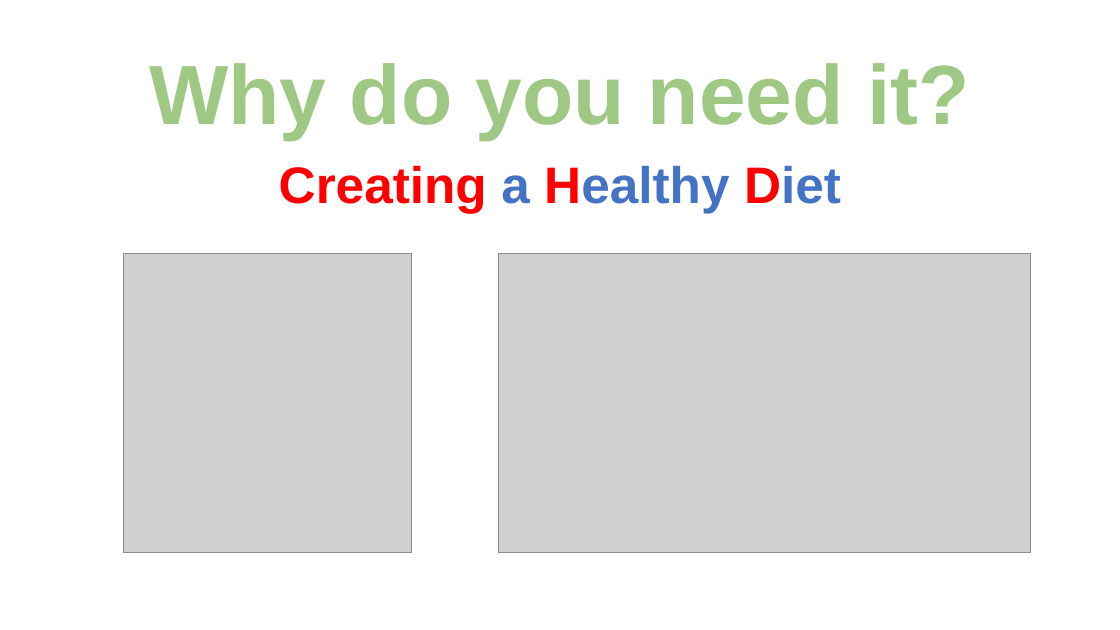
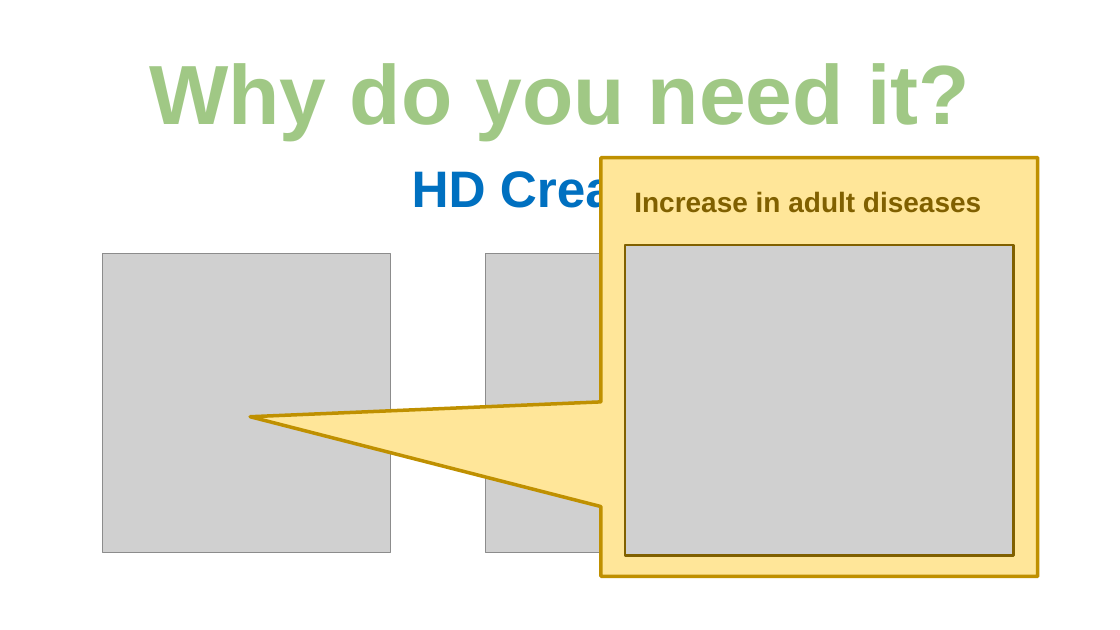
Before and after one commit to klustar/sanhak, a slide deck: slide 4 of 산학프로젝트_국방색순대국밥.pptx. Drawn at 1120x630 pixels with LibreOffice and Linux fonts; fonts in the diff are those of the drawing; grey boxes stand for pictures; background and template pictures are left out. Boxes give left, top, right and bottom in pixels: in the first picture for what was removed or moved away, otherwise in the second. Text is boxed around its words. In the diff, an @@ line names an element or a change of style, - is before the commit and + after.

```diff
--- a/산학프로젝트_국방색순대국밥.pptx
+++ b/산학프로젝트_국방색순대국밥.pptx
@@ text at [412, 166, 708, 217]: text changed; text colour #FF0000 to #0070C0 @@
-Creating a Healthy Diet
+HD Creation
@@ speech box added at [601, 158, 1038, 576], fill #FFE699, outline #BF9000 3 pt @@
@@ rectangle added at [621, 174, 996, 229], fill #FFE699, outline #FFE699 2 pt, 24 pt, text #806000, bold @@
+Increase in adult diseases
@@ picture: place and size @@
-picture at [124, 253, 411, 552]
+picture at [103, 253, 390, 552]
@@ picture: place and size @@
-picture at [498, 254, 1030, 553]
+picture at [486, 254, 1017, 553]
@@ picture added at [625, 245, 1013, 556] @@
```
Also in this commit, not shown: 8 other slides changed, 5 slides added, 2 slides removed, 4 other files.
